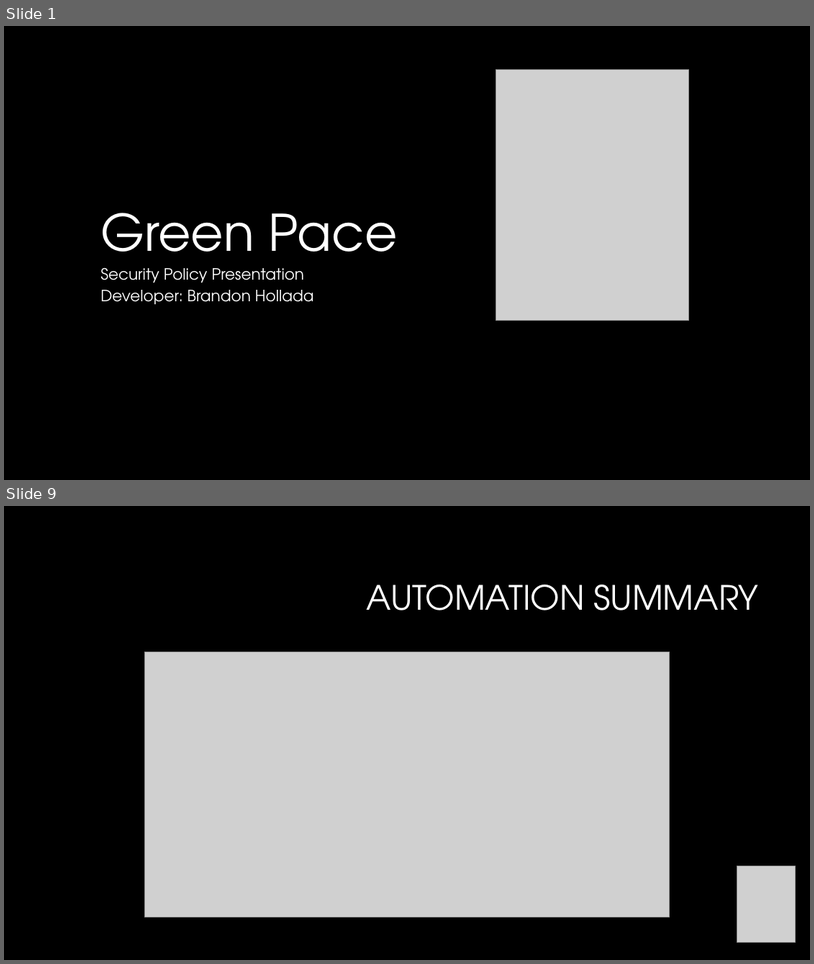
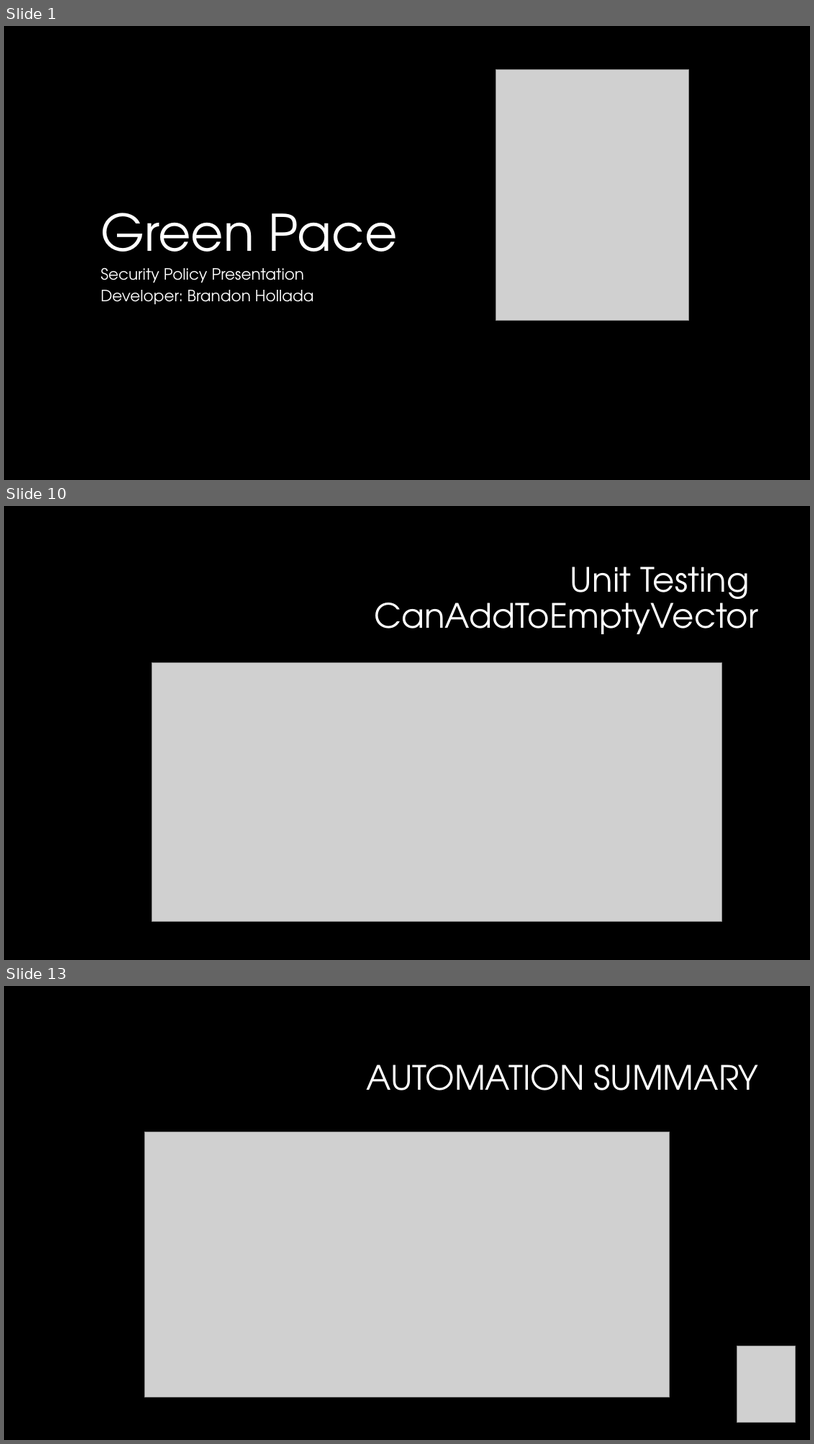
Before and after one commit to HolladaB/CS405, a slide deck: CS 405 Project Two Presentation-Hollada.pptx. Shown one above the other, each under a label of ours: slides 1 and 9 before the commit, slides 1, 10 and 13 after it; the slides between them are not shown. The pictures are 814x964 and 814x1444 pixels, drawn with LibreOffice and Linux fonts; fonts in the diff are those of the drawing; grey boxes stand for pictures; background and template pictures are left out. Boxes give left, top, right and bottom in pixels: in the first picture for what was removed or moved away, otherwise in the second. Text is boxed around its words. In the diff, an @@ line names an element or a change of style, - is before the commit and + after.

```diff
--- a/CS 405 Project Two Presentation-Hollada.pptx
+++ b/CS 405 Project Two Presentation-Hollada.pptx
@@ slide 10 added at [4,506,810,960], background #000000 @@
@@ title added at [374,566,759,634], 40 pt, text #FFFFFF @@
+Unit Testing
+CanAddToEmptyVector
@@ picture added at [152,663,722,921] @@
@@ what was slide 9 is now slide 13 @@
```
Also in this commit, not shown: 10 slides changed, 5 other slides added, 2 slides removed.
